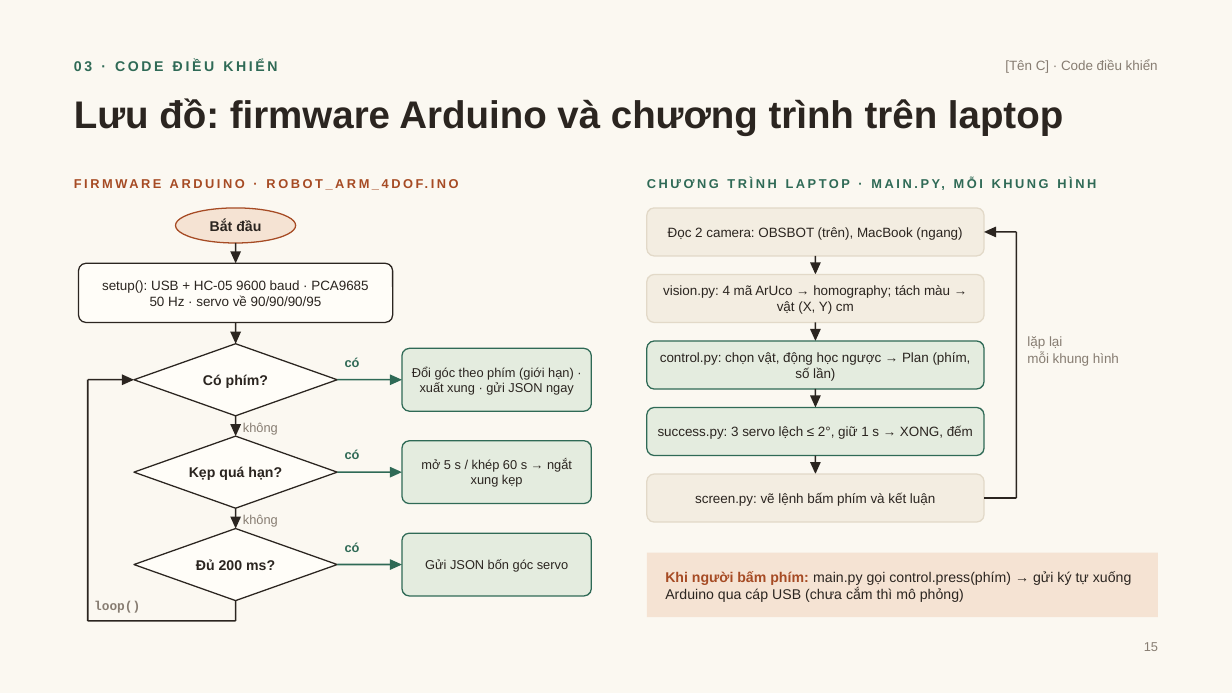
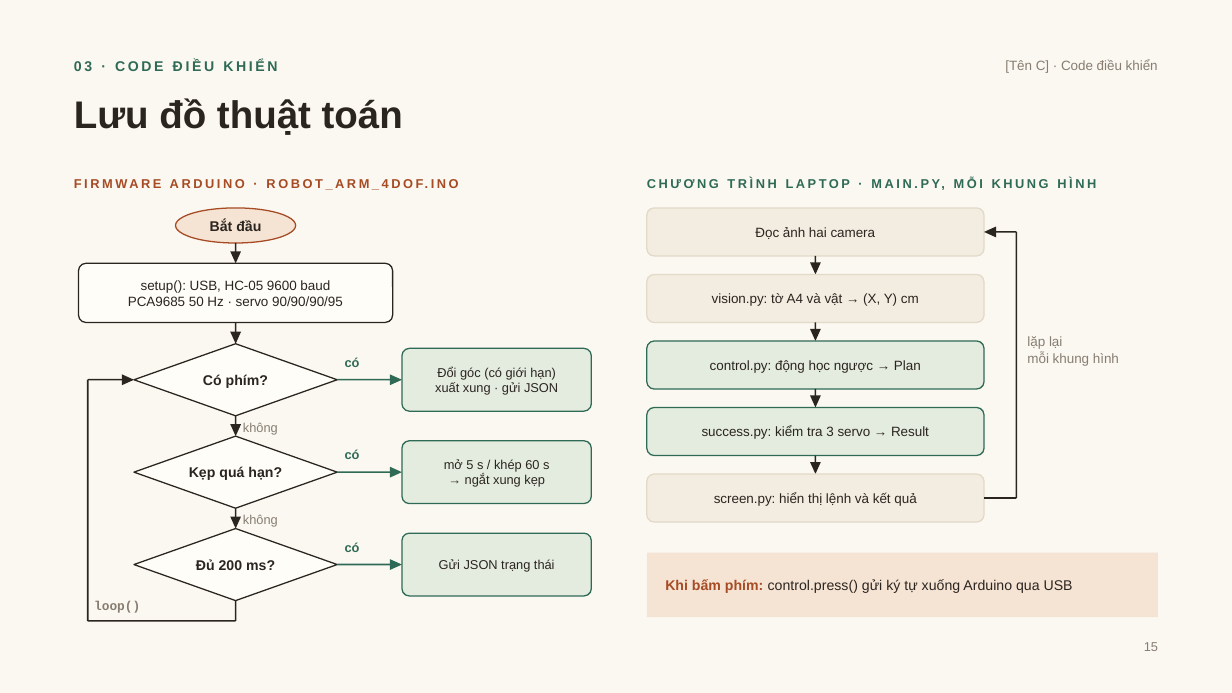
Before and after one commit to DuongNAD/Project_IoT, a slide deck: slide 15 of slides/Project_IoT_ThuyetTrinh.pptx. Drawn at 1232x693 pixels with LibreOffice and Linux fonts; fonts in the diff are those of the drawing. Boxes give left, top, right and bottom in pixels: in the first picture for what was removed or moved away, otherwise in the second. Text is boxed around its words. In the diff, an @@ line names an element or a change of style, - is before the commit and + after.

```diff
--- a/slides/Project_IoT_ThuyetTrinh.pptx
+++ b/slides/Project_IoT_ThuyetTrinh.pptx
@@ text at <box>74,98,403,135</box>: text changed @@
-Lưu đồ: firmware Arduino và chương trình trên laptop
+Lưu đồ thuật toán
@@ text in rounded rectangle at <box>755,227,876,239</box>: text changed @@
-Đọc 2 camera: OBSBOT (trên), MacBook (ngang)
+Đọc ảnh hai camera
@@ text in rounded rectangle at <box>128,280,343,306</box>: text changed @@
-setup(): USB + HC-05 9600 baud · PCA9685 50 Hz · servo về 90/90/90/95
+setup(): USB, HC-05 9600 baud
+PCA9685 50 Hz · servo 90/90/90/95
@@ text in rounded rectangle at <box>712,293,919,306</box>: text changed @@
-vision.py: 4 mã ArUco → homography; tách màu → vật (X, Y) cm
+vision.py: tờ A4 và vật → (X, Y) cm
@@ text in rounded rectangle at <box>435,367,558,395</box>: text changed @@
-Đổi góc theo phím (giới hạn) · xuất xung · gửi JSON ngay
+Đổi góc (có giới hạn)
+xuất xung · gửi JSON
@@ text in rounded rectangle at <box>710,360,921,373</box>: text changed @@
-control.py: chọn vật, động học ngược → Plan (phím, số lần)
+control.py: động học ngược → Plan
@@ text in rounded rectangle at <box>702,426,929,439</box>: text changed @@
-success.py: 3 servo lệch ≤ 2°, giữ 1 s → XONG, đếm
+success.py: kiểm tra 3 servo → Result
@@ text in rounded rectangle at <box>444,459,549,487</box>: text changed @@
-mở 5 s / khép 60 s → ngắt xung kẹp
+mở 5 s / khép 60 s
+→ ngắt xung kẹp
@@ text in rounded rectangle at <box>714,492,916,506</box>: text changed @@
-screen.py: vẽ lệnh bấm phím và kết luận
+screen.py: hiển thị lệnh và kết quả
@@ text in rounded rectangle at <box>439,559,555,572</box>: text changed @@
-Gửi JSON bốn góc servo
+Gửi JSON trạng thái
@@ text at <box>665,579,1073,593</box>: text changed @@
-Khi người bấm phím: main.py gọi control.press(phím) → gửi ký tự xuống Arduino qua cáp USB (chưa cắm thì mô phỏng)
+Khi bấm phím: control.press() gửi ký tự xuống Arduino qua USB
```
Also in this commit, not shown: 24 other slides changed, 28 other files.
